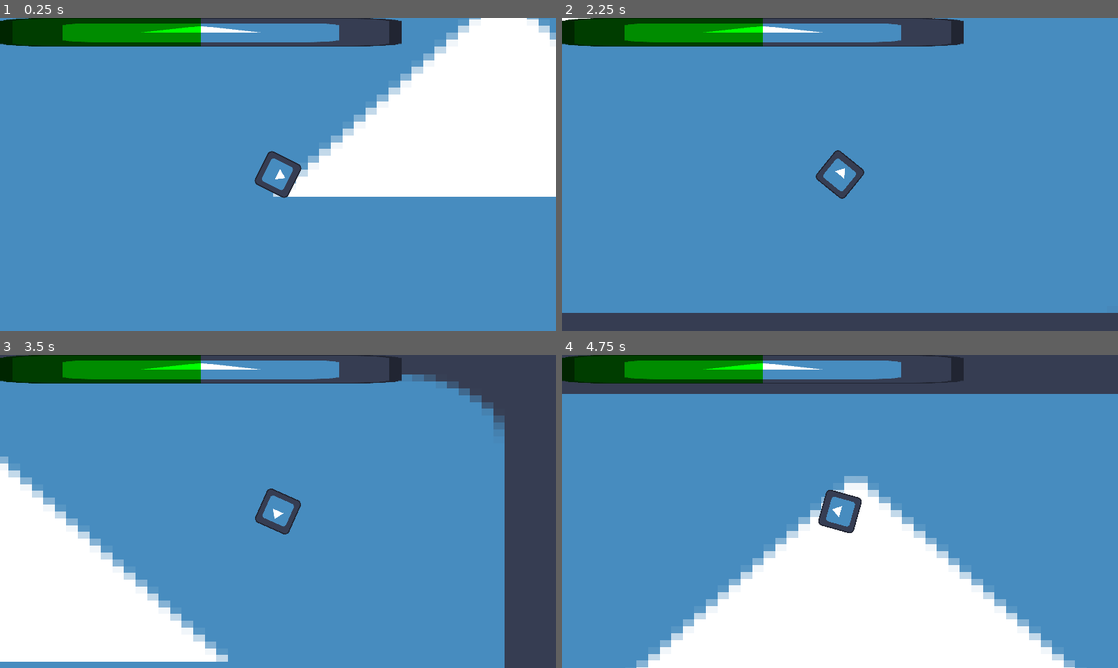
Above: before the commit, frames 1-4 (two rows, left to right).
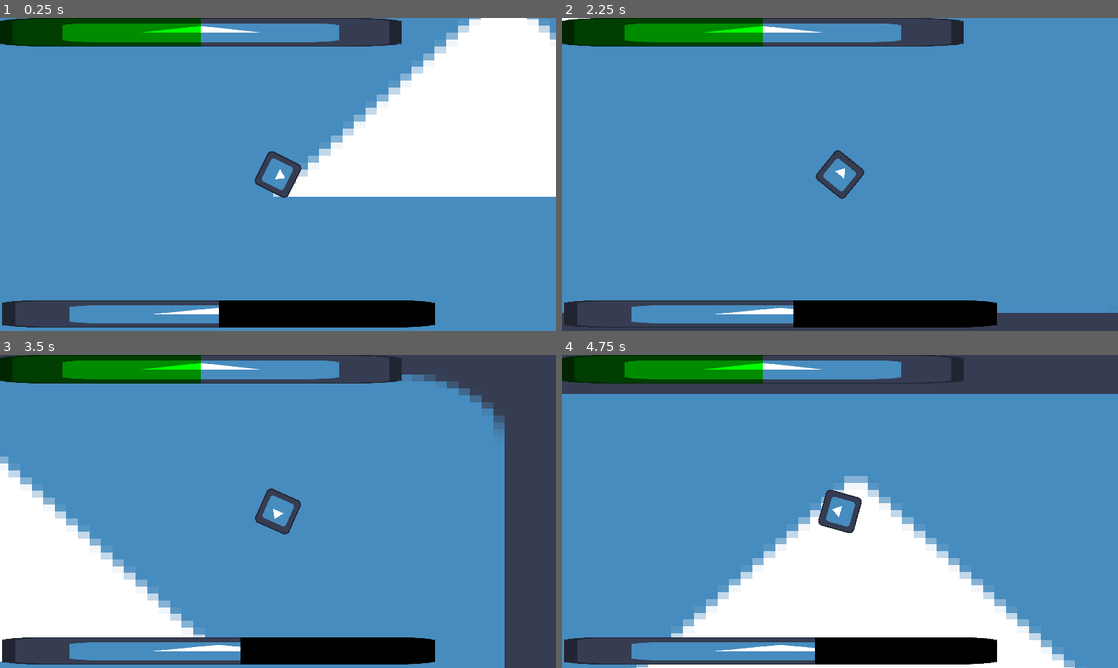
Above: after the commit, the same moments.

Repository: bigmonmulgrew/GodotJam70
Game: Godot game, scene res://Levels/DELETEMETEST.tscn
The game is run twice, just before and just after one commit, with the same random seed, the same clock (stepped at 60 frames per second) and the same inputs. The engine's default icon, where the game draws it, is replaced by a stand-in: a white triangle on a blue panel in a dark square.
Inputs (mouse positions are in pixels of both pictures, inside the frame that each line leads up to):
- Up to frame 1 (0.25 s): no input
- Up to frame 2 (2.25 s): tap Enter at 0.5 s; move the mouse to (962, 158) at 0.52 s; hold D (move_right) 0.53-1.28 s; tap Shift (defensive_action) at 0.6 s; move the mouse to (728, 190) at 1.27 s; hold S (move_down) 1.28-2.03 s; click (728, 190) at 1.35 s; move the mouse to (895, 105) at 2.02 s; hold D (move_right) from 2.03 s (still down); right-click (895, 105) at 2.1 s
- Up to frame 3 (3.5 s): move the mouse to (250, 574) at 2.77 s; release D (move_right) at 2.78 s; hold W (move_up) from 2.78 s (still down); tap Shift (defensive_action) at 2.85 s
- Up to frame 4 (4.75 s): move the mouse to (1006, 558) at 3.52 s; release W (move_up) at 3.53 s; hold A (move_left) from 3.53 s (still down); click (1006, 558) at 3.6 s; move the mouse to (673, 464) at 4.27 s; right-click (673, 464) at 4.35 s

The runs differ from the first frame. In frame 1, 5.3% of the frame differs, in the area x 0-79%, y 90-99%; in frame 2, 5.3%; in frame 3, 6.5%; in frame 4, 6.2%.

Commit message:
Updated TestFile

Diff:
--- a/Levels/DELETEMETEST.tscn
+++ b/Levels/DELETEMETEST.tscn
@@ -16,7 +16,7 @@
 
 [node name="CanvasLayer" type="CanvasLayer" parent="."]
 
-[node name="TextureProgressBar" type="TextureProgressBar" parent="CanvasLayer"]
+[node name="HealthBar" type="TextureProgressBar" parent="CanvasLayer"]
 offset_right = 128.0
 offset_bottom = 128.0
 scale = Vector2(6.50162, 0.462049)
@@ -24,3 +24,14 @@
 texture_under = ExtResource("1_3p44r")
 texture_progress = ExtResource("1_3p44r")
 tint_progress = Color(0, 1, 0, 1)
+
+[node name="ResourceBar" type="TextureProgressBar" parent="CanvasLayer"]
+offset_left = 4.0
+offset_top = 584.0
+offset_right = 132.0
+offset_bottom = 712.0
+scale = Vector2(7.01436, 0.446208)
+value = 50.0
+texture_under = ExtResource("1_3p44r")
+texture_progress = ExtResource("1_3p44r")
+tint_under = Color(0, 0, 0, 1)
--- a/Scenes/Character/character.tscn
+++ b/Scenes/Character/character.tscn
@@ -6,6 +6,7 @@
 [ext_resource type="PackedScene" uid="uid://c74bwndkx5s18" path="res://Scenes/Components/user_movement_component.tscn" id="3_i4ace"]
 [ext_resource type="PackedScene" uid="uid://cjafnq2r4f08n" path="res://Scenes/Components/dash_component.tscn" id="5_36v8t"]
 [ext_resource type="PackedScene" uid="uid://b22mbah3esni7" path="res://Scenes/Components/Attacks/sword_swipe.tscn" id="6_iqirn"]
+[ext_resource type="PackedScene" uid="uid://b1jwlvk5nun41" path="res://Scenes/Components/resource_component.tscn" id="7_47ilm"]
 
 [sub_resource type="RectangleShape2D" id="RectangleShape2D_4cjkn"]
 size = Vector2(130, 130)
@@ -13,6 +14,7 @@
 [node name="Character" type="CharacterBody2D"]
 motion_mode = 1
 script = ExtResource("1_dxghx")
+health = 20
 
 [node name="Sprite2D" type="Sprite2D" parent="."]
 rotation = 1.5708
@@ -31,8 +33,10 @@
 
 [node name="DashComponent" parent="." instance=ExtResource("5_36v8t")]
 
-[node name="Camera2D" type="Camera2D" parent="."]
-zoom = Vector2(3, 3)
+[node name="ResourceComponent" parent="." instance=ExtResource("7_47ilm")]
 
 [node name="SwordSwipe" parent="." instance=ExtResource("6_iqirn")]
 rotation = 1.5708
+
+[node name="Camera2D" type="Camera2D" parent="."]
+zoom = Vector2(3, 3)
--- a/Scripts/Character/Character.gd
+++ b/Scripts/Character/Character.gd
@@ -1,5 +1,10 @@
 extends CharacterBody2D
 
+@export var health: int = 10
+
+
+func ready():
+	$HealthComponent.max_health = health
 
 func _physics_process(delta):
 	look_at(get_global_mouse_position())
--- a/Scripts/DELETEMETEST.gd
+++ b/Scripts/DELETEMETEST.gd
@@ -1,14 +1,20 @@
 extends Node2D
 
 @onready var player: CharacterBody2D = $Character
-@onready var health_bar: TextureProgressBar = $CanvasLayer/TextureProgressBar
+@onready var health_bar: TextureProgressBar = $CanvasLayer/HealthBar
+@onready var resource_bar: TextureProgressBar = $CanvasLayer/ResourceBar
 
 func _ready():
 	health_bar.max_value = player.get_node("HealthComponent").max_health
+	resource_bar.max_value = player.get_node("ResourceComponent").resource_cap
 
 func _process(delta):
+	# Update Healthbar
 	health_bar.value = player.get_node("HealthComponent").health
 	if Input.is_action_just_pressed("right_mouse_button"):
 		player.get_node("HealthComponent").add_health(10)
 	if Input.is_action_just_pressed("left_mouse_button"):
 		player.get_node("HealthComponent").remove_health(10)
+
+	# Update Resourcebar
+	resource_bar.value = player.get_node("ResourceComponent").current_resource
Not shown: 1 places in Scenes/Character/character.tscn that only renumber resources
